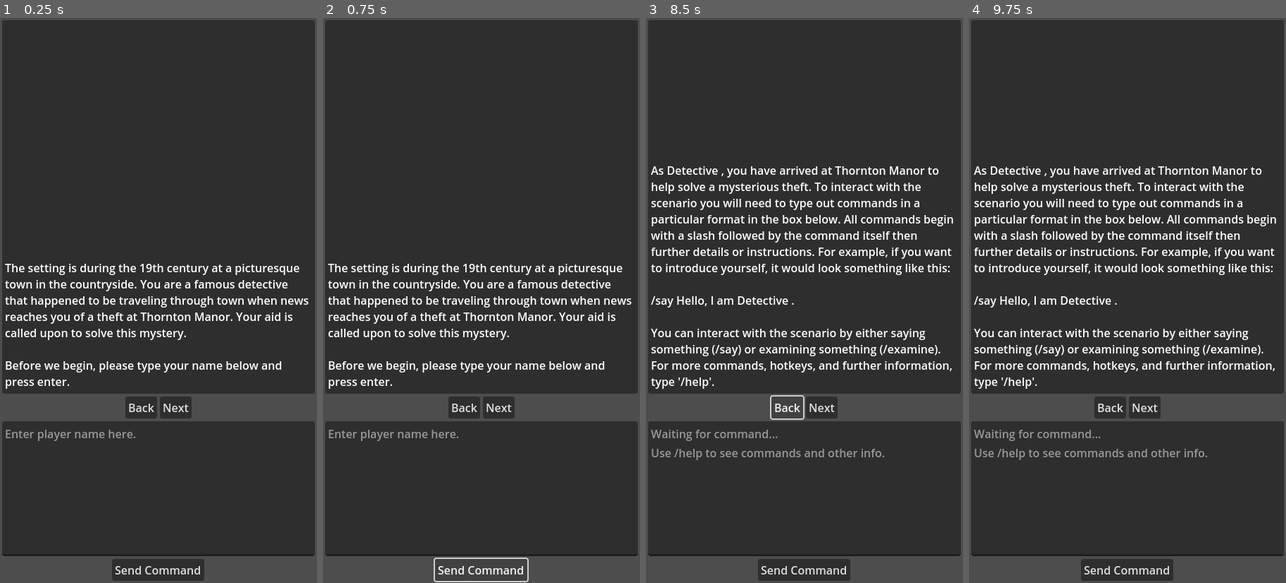
Above: before the commit, frames 1-4 (left to right).
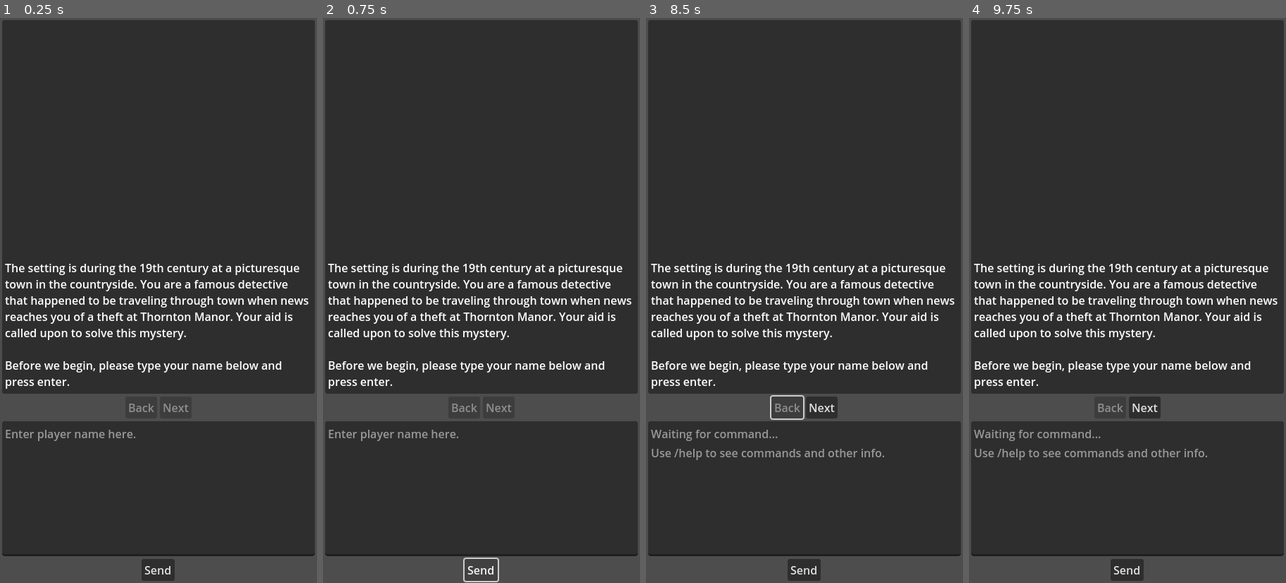
Above: after the commit, the same moments.

Repository: edmundmtang/gpt_mystery_game
Game: Godot game, scene res://Main.tscn
Two runs of this game, one before a commit and one after it. Both use one fixed random seed, a clock stepped at 60 frames per second and the inputs below.
Inputs (mouse positions are in pixels of both pictures, inside the frame that each line leads up to):
- Up to frame 1 (0.25 s): no input
- Up to frame 2 (0.75 s): click "Send Command" (after the commit: "Send") at 0.5 s
- Up to frame 3 (8.5 s): click (820, 407) at 1.25 s, where only the run before the commit has a clickable "Next"; click (820, 407) at 2 s, where only the run before the commit has a clickable "Next"; click "Send Command" (after the commit: "Send") at 2.75 s; click "Send Command" (after the commit: "Send") at 3.5 s; click (820, 407) at 4.25 s, where only the run before the commit has a clickable "Next"; click (788, 407) at 5 s, where only the run before the commit has a clickable "Back"; move the mouse to (874, 272) at 5.77 s; click (874, 272) at 5.92 s; tap Enter at 6.5, 8 s; move the mouse to (741, 328) at 6.52 s; click (741, 328) at 6.67 s; tap Space at 7.25 s; move the mouse to (836, 176) at 7.27 s; click (836, 176) at 7.42 s; move the mouse to (788, 413) at 8.02 s; click (788, 413) at 8.17 s
- Up to frame 4 (9.75 s): move the mouse to (1222, 385) at 8.77 s; click (1222, 385) at 8.92 s; tap Space at 9.5 s; move the mouse to (1032, 215) at 9.52 s; click (1032, 215) at 9.67 s

The runs differ from the first frame. In frame 1, 0.9% of the frame differs, in the area x 35-65%, y 68-100%; in frame 2, 0.5%; in frame 3, 9.5%, in the area x 1-98%, y 26-100%; in frame 4, 9.5%.
Error in both runs: Cannot call method 'get_as_text' on a null value. (res://OpenAI_API.gd:9)

Commit message:
Add further functionality to navigation. Add a generating_output flag that needs to be checked to prevent simultaneous requests.

Diff:
--- a/godot/ChatGenerator.gd
+++ b/godot/ChatGenerator.gd
@@ -79,6 +79,7 @@
         # True: add to the ongoing list of messages and then do something to display
         new_display_message.emit(parse_output_for_display(new_output), type)
         new_output_message.emit(new_output, type)
+        GameState.generating_output = false
     else:
         # False: increase the retry_counter -> if too high push_error
         # otherwise, call continue_text again & hope we randomly do better
@@ -111,7 +112,7 @@
     return true
 
 func parse_output_for_display(output: Dictionary) -> Array[Dictionary]:
-    var res : Array[Dictionary]
+    var res : Array[Dictionary] = []
     # we're probably struggling to properly parse this output so we'd
     # need to break it down into a couple of steps
     var data = JSON.parse_string(output["content"])
--- a/godot/DisplayBox.gd
+++ b/godot/DisplayBox.gd
@@ -4,12 +4,18 @@
 var conversation: Array # An array of the messages that should be displayed.
 var introduction: String = "The setting is during the 19th century at a picturesque town in the countryside. You are a  …(224 unchanged characters)…
 var instruction_index := 999 # Initialize to arbitrarily large number
+
 @onready var text_box = %RichTextLabel
+@onready var back_button = %BackButton
+@onready var next_button = %NextButton
+
+signal navigation_event(type: int)
+signal update_navigation()
 
 enum navigation {
     INSTRUCTIONS,
     HELP,
-    PREVIOUS,
+    BACK,
     NEXT,
     CURRENT,
     SUMMARY,
@@ -19,6 +25,15 @@
 
 func _ready():
     start_scenario()
+    update_navigation.connect(do_update_navigation)
+    back_button.pressed.connect(
+        func() -> void:
+            navigation_event.emit(navigation.BACK)
+    )
+    next_button.pressed.connect(
+        func() -> void:
+            navigation_event.emit(navigation.NEXT)
+    )
 
 func start_scenario():
     # Clear player name
@@ -27,7 +42,8 @@
 
 func show_instructions():
     if len(GameState.display_messages) > instruction_index:
-        go_to(instruction_index) # Instructions should always be at index 1
+        GameState.go_to(instruction_index) # Instructions should always be at index 1
+        update_display()
     else:
         var instructions: String = "As Detective " + GameState.player_name + ", you have arrived at Thornton Manor to h …(555 unchanged characters)…
         add_display_messages([{"description": instructions}], ChatGenerator.TextType.DESCRIPTION)
@@ -41,16 +57,17 @@
     # Figure out the appropriate max index based on number of new messages
     # Update display message index by 1 then use update_display() to update view
     GameState.display_index += 1
-    update_display()
-
-func go_to(index: int) -> void:
-    GameState.display_index = index
+    if GameState.display_index < GameState.max_display_index:
+        GameState.has_unread_messages = true
     update_display()
 
 func update_display() -> void:
     # change what is displayed in text_box
     # should do this in a gradual manner that looks nice + maybe has sound
     text_box.text = GameState.fetch_display_message()
+    if GameState.display_index == GameState.max_display_index:
+        GameState.has_unread_messages = false
+    update_navigation.emit()
 
 func format_message(message: Dictionary, type: int) -> String:
     # take message as a dictionary then format it as BBCode to use in display
@@ -64,3 +81,15 @@
                 res += "\n[i]" + message["status"] + "[/i]"
             res += "\n" + message["content"] + "[/left]"
     return res
+
+func do_update_navigation() -> void:
+    if GameState.debug:
+        print(GameState.display_index, "|", GameState.max_display_index)
+    if GameState.display_index <= 0:
+        back_button.disabled = true
+    else:
+        back_button.disabled = false
+    if GameState.display_index == GameState.max_display_index:
+        next_button.disabled = true
+    else:
+        next_button.disabled = false
--- a/godot/DisplayBox.tscn
+++ b/godot/DisplayBox.tscn
@@ -53,9 +53,13 @@
 size_flags_horizontal = 4
 
 [node name="BackButton" type="Button" parent="VBoxContainer/HBoxContainer"]
+unique_name_in_owner = true
 layout_mode = 2
+disabled = true
 text = "Back"
 
 [node name="NextButton" type="Button" parent="VBoxContainer/HBoxContainer"]
+unique_name_in_owner = true
 layout_mode = 2
+disabled = true
 text = "Next"
--- a/godot/GameState.gd
+++ b/godot/GameState.gd
@@ -8,6 +8,8 @@
 var display_index := -1
 var max_display_index := -1
 var player_name: String
+var has_unread_messages := false
+var generating_output := false
 
 func _ready() -> void:
     load_context("context.json")
@@ -44,6 +46,9 @@
     display_index += 1
     if display_index > max_display_index: display_index = max_display_index
 
+func go_to(index: int) -> void:
+    display_index = clampi(index, 0, max_display_index)
+
 func restart_game() -> void:
     load_context("context.json")
     messages = []
--- a/godot/InputBox.gd
+++ b/godot/InputBox.gd
@@ -2,7 +2,8 @@
 
 signal command_event(text: String, type: int)
 signal navigation_event(event_id: int)
-@onready var text_box = $VBoxContainer/ScrollContainer/TextEdit
+@onready var text_box = %TextBox
+@onready var send_button = %SendButton
 
 var instructions := """=== Text Commands ===
 /help           : Show available commands.
@@ -35,6 +36,15 @@
         if GameState.debug:
             print("COMMAND: [", command, "]")
             print("RAW TEXT: [", command_text, "]")
+        if command == "/say" or command == "/examine":
+            if GameState.has_unread_messages:
+                accept_event()
+                navigation_event.emit(DisplayBox.navigation.NEXT)
+                return
+            elif GameState.generating_output:
+                accept_event()
+                return
+            GameState.generating_output = true
         match command:
             "/help":
                 print(instructions)
@@ -45,7 +55,7 @@
                 var text_type = ChatGenerator.TextType.DESCRIPTION
                 command_event.emit(command_text, text_type)
             "/previous":
-                navigation_event.emit(DisplayBox.navigation.PREVIOUS)
+                navigation_event.emit(DisplayBox.navigation.BACK)
             "/next":
                 navigation_event.emit(DisplayBox.navigation.NEXT)
             "/current":
@@ -56,6 +66,14 @@
                 navigation_event.emit(DisplayBox.navigation.RESTART)
             "/exit":
                 navigation_event.emit(DisplayBox.navigation.EXIT)
+            _:
+                if GameState.has_unread_messages:
+                    accept_event()
+                    navigation_event.emit(DisplayBox.navigation.NEXT)
+                    return
+                else:
+                    print("Invalid command")
+                    pass
     call_deferred("clear_text")
 
 func update_player_name():
@@ -70,3 +88,9 @@
 
 func set_default_placeholder_text():
     text_box.placeholder_text = "Waiting for command...\nUse /help to see commands and other info."
+
+func update_confirmation_button() -> void:
+    if GameState.has_unread_messages:
+        send_button.text = "Continue"
+    else:
+        send_button.text = "Send"
--- a/godot/InputBox.tscn
+++ b/godot/InputBox.tscn
@@ -21,7 +21,8 @@
 size_flags_vertical = 3
 horizontal_scroll_mode = 0
 
-[node name="TextEdit" type="TextEdit" parent="VBoxContainer/ScrollContainer"]
+[node name="TextBox" type="TextEdit" parent="VBoxContainer/ScrollContainer"]
+unique_name_in_owner = true
 layout_mode = 2
 size_flags_horizontal = 3
 size_flags_vertical = 3
@@ -31,6 +32,7 @@
 caret_blink = true
 
 [node name="SendButton" type="Button" parent="VBoxContainer"]
+unique_name_in_owner = true
 layout_mode = 2
 size_flags_horizontal = 4
-text = "Send Command"
+text = "Send"
--- a/godot/Main.gd
+++ b/godot/Main.gd
@@ -17,25 +17,19 @@
     if input_event.pressed == false:
         return
     if input_event.keycode == 4194309: # Enter key
-        if input_event.ctrl_pressed == true:
-            print("Go forward in messages")
+        if input_event.ctrl_pressed:
             handle_navigation_event(DisplayBox.navigation.NEXT)
+            accept_event()
         else:
-            if input_event.shift_pressed == true:
-                # Actually do nothing because if we're in the text box
-                # then we'd just make a new line
+            if input_event.shift_pressed:
+                # Actually do nothing and just make a new line
                 pass
             else:
-                # Take the text in the input box and use it as a command
-                # Then clear the text box
-                print("Enter command")
                 input_box.process_command()
-                pass
     if input_event.keycode == 4194308: # Backspace key
         if input_event.ctrl_pressed == true:
-            # Go back in messsages
-            print("Go back in messages")
-            handle_navigation_event(DisplayBox.navigation.PREVIOUS)
+            handle_navigation_event(DisplayBox.navigation.BACK)
+            accept_event()
 
 func _ready() -> void:
     get_tree().get_root().min_size = Vector2i(350, 400) # window min size
@@ -46,6 +40,14 @@
     input_box.navigation_event.connect(
         func(type: int) -> void:
             handle_navigation_event(type)
+    )
+    display_box.navigation_event.connect(
+        func(type: int) -> void:
+            handle_navigation_event(type)
+    )
+    display_box.update_navigation.connect(
+        func() -> void:
+            input_box.update_confirmation_button()
     )
     chat_generator.new_display_message.connect(
         func(messages: Array[Dictionary], type: int) -> void:
@@ -65,7 +67,7 @@
     match type:
         DisplayBox.navigation.INSTRUCTIONS:
             display_box.show_instructions()
-        DisplayBox.navigation.PREVIOUS:
+        DisplayBox.navigation.BACK:
             GameState.go_previous()
             display_box.update_display()
         DisplayBox.navigation.NEXT:
